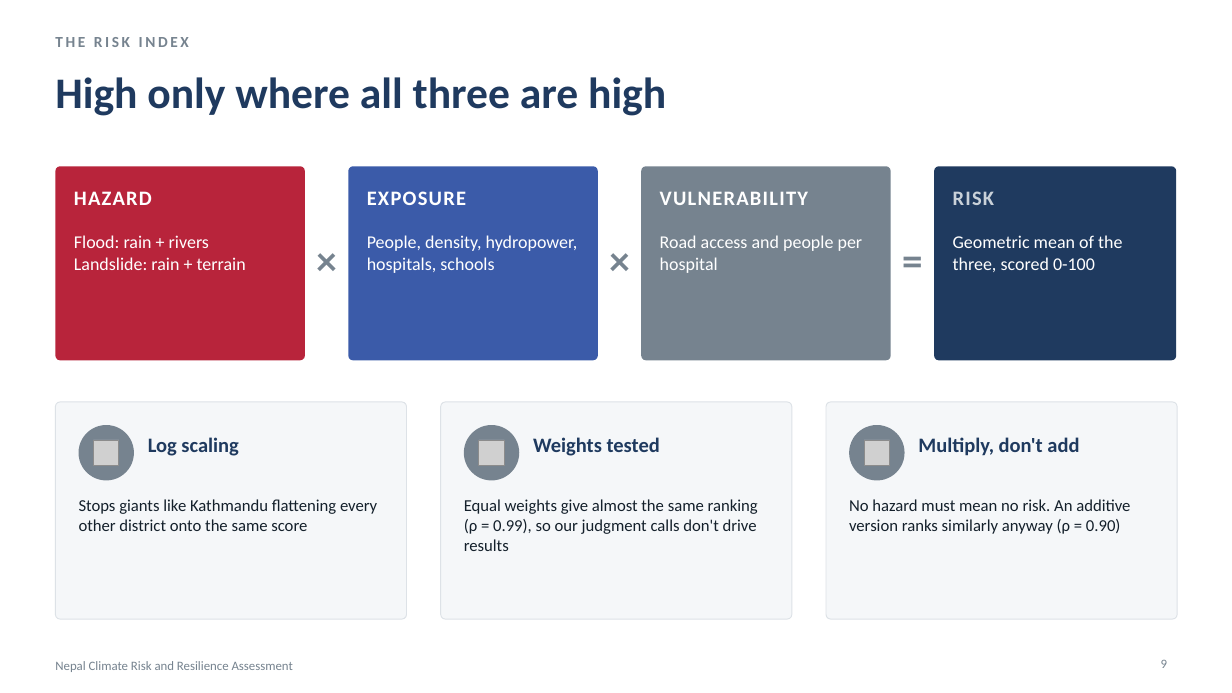
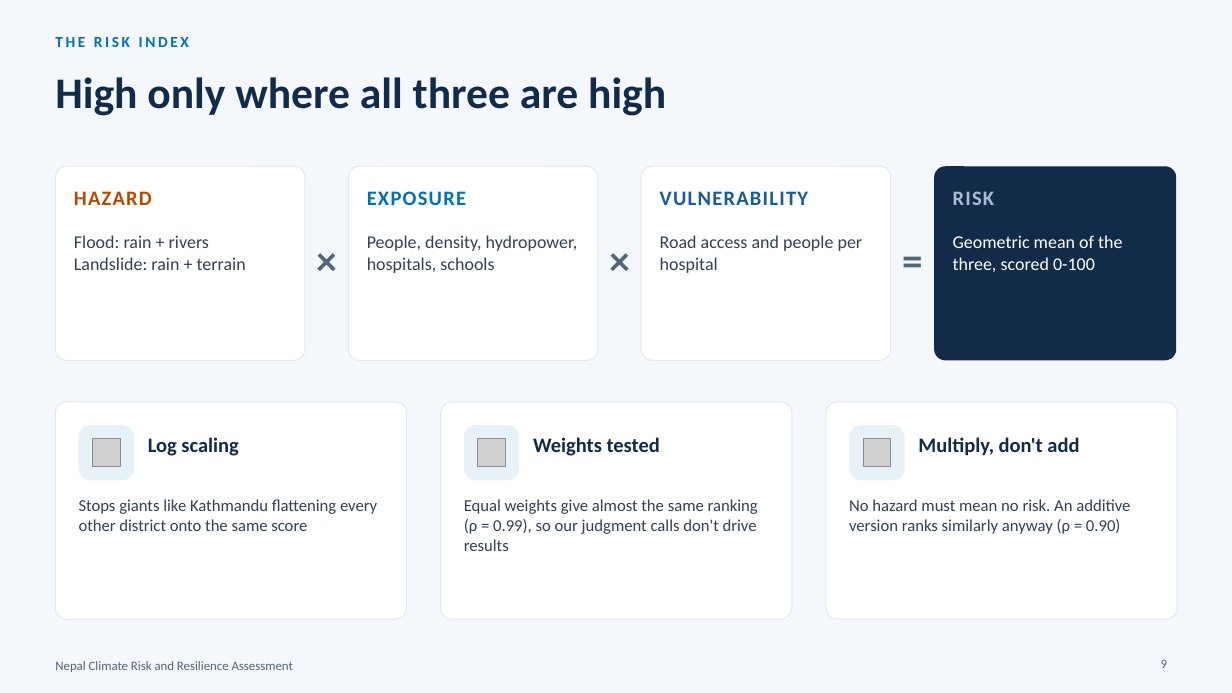
Before and after one commit to CodeWithDonKay/nepal-climate-risk, a slide deck: slide 9 of Nepal_Climate_Risk_Deck.pptx. Drawn at 1232x693 pixels with LibreOffice and Linux fonts; fonts in the diff are those of the drawing; grey boxes stand for pictures. Boxes give left, top, right and bottom in pixels: in the first picture for what was removed or moved away, otherwise in the second. Text is boxed around its words. In the diff, an @@ line names an element or a change of style, - is before the commit and + after.

Commit message:
Restyle slide deck to the Intelligence Platform design

```diff
--- a/Nepal_Climate_Risk_Deck.pptx
+++ b/Nepal_Climate_Risk_Deck.pptx
@@ background #FFFFFF to #F4F7FB @@
@@ text "THE RISK INDEX" at bbox=[55, 37, 189, 47]: text colour #76838F to #0072B2 @@
@@ rounded rectangle at bbox=[55, 166, 305, 360]: fill #B8243B to #FFFFFF; outline none to #E2E8F0 0.75 pt; proportions changed @@
@@ rounded rectangle at bbox=[348, 166, 598, 360]: fill #3B5BA9 to #FFFFFF; outline none to #E2E8F0 0.75 pt; proportions changed @@
@@ rounded rectangle at bbox=[641, 166, 891, 360]: fill #76838F to #FFFFFF; outline none to #E2E8F0 0.75 pt; proportions changed @@
@@ rounded rectangle at bbox=[934, 166, 1177, 360]: fill #1F3A5F to #112B49; proportions changed @@
@@ text "HAZARD" at bbox=[74, 191, 152, 205]: text colour #FFFFFF to #B84A00 @@
@@ text "EXPOSURE" at bbox=[367, 191, 466, 205]: text colour #FFFFFF to #0072B2 @@
@@ text "VULNERABILITY" at bbox=[660, 191, 808, 205]: text colour #FFFFFF to #195B96 @@
@@ text "RISK" at bbox=[953, 191, 995, 205]: text colour #C9D1D9 to #A9BCD0 @@
@@ text colour #FFFFFF to #334155 in 3 elements at bbox=[74, 235, 246, 270], bbox=[367, 235, 578, 273], bbox=[660, 235, 863, 273] @@
@@ fill #F5F7F9 to #FFFFFF; outline #DDE2E7 0.75 pt to #E2E8F0 0.75 pt; proportions changed in 3 elements at bbox=[55, 402, 407, 619], bbox=[441, 402, 792, 619], bbox=[826, 402, 1177, 619] @@
@@ ellipse to rounded rectangle; fill #76838F to #E6F1F8 in 3 elements at bbox=[79, 425, 134, 481], bbox=[464, 425, 519, 481], bbox=[849, 425, 905, 481] @@
@@ text colour #1F3A5F to #112B49 in 4 elements at bbox=[55, 77, 666, 116], bbox=[148, 437, 238, 456], bbox=[533, 437, 660, 456], bbox=[918, 437, 1079, 456] @@
@@ text colour #14202B to #334155 in 3 elements at bbox=[79, 499, 377, 531], bbox=[464, 499, 758, 551], bbox=[849, 499, 1130, 534] @@
@@ text colour #76838F to #526579 in 5 elements at bbox=[1161, 660, 1167, 668], bbox=[305, 222, 348, 296], bbox=[598, 222, 641, 296], bbox=[891, 222, 934, 296], bbox=[55, 661, 293, 672] @@
```
Also in this commit, not shown: 17 other slides changed, 1 other file.
